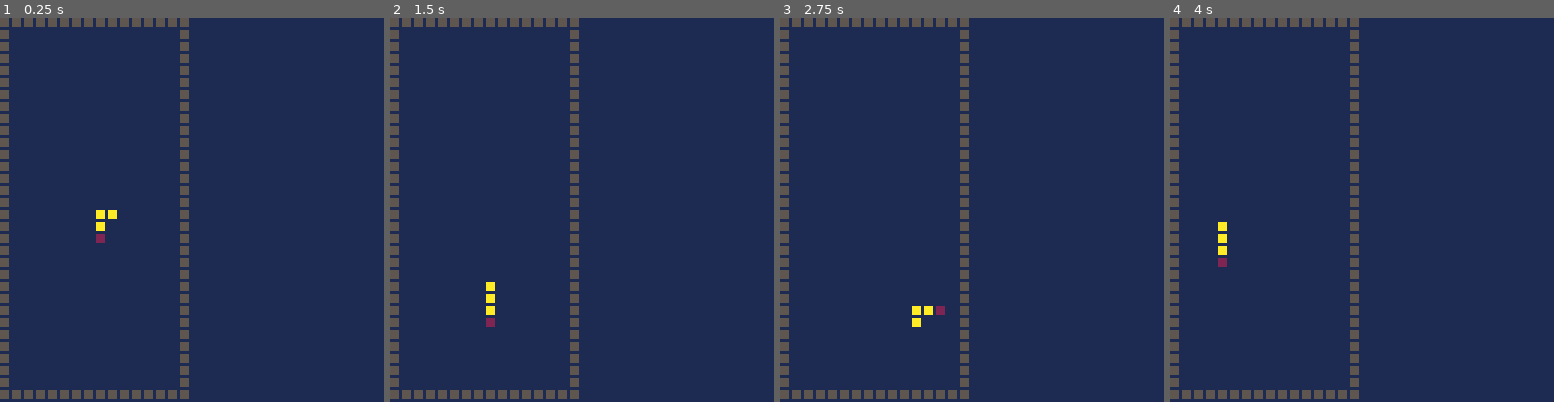
Above: before the commit, frames 1-4 (left to right).
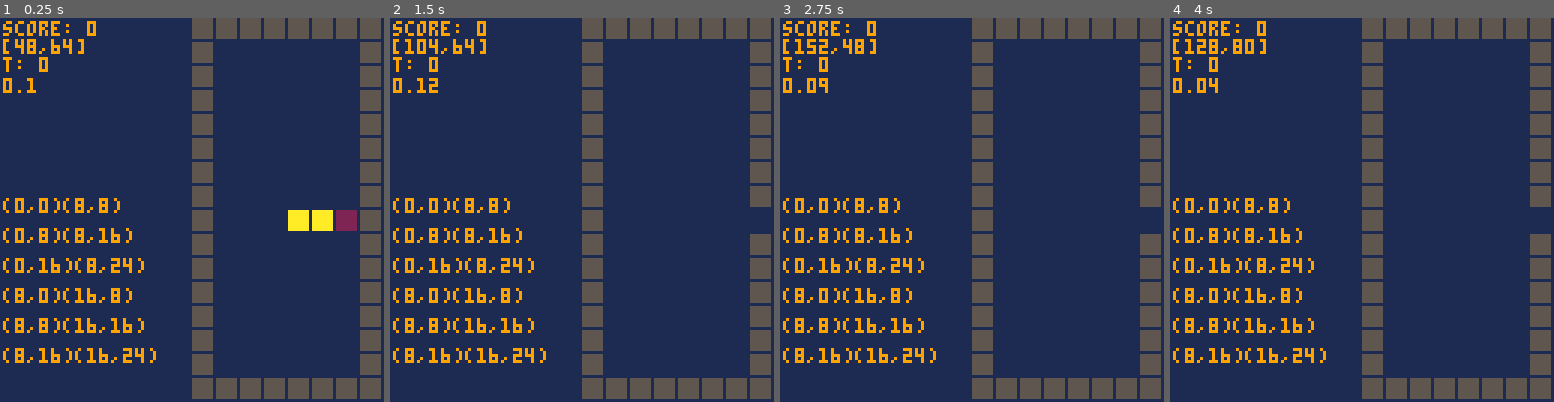
Above: after the commit, the same moments.

Repository: AriJalk/pico8-learning-snake
Game: PICO-8 cartridge snake.p8
Same seed, same stepped clock (60 frames per second), same inputs: the game is played once before the commit and once after it.
Inputs:
- Up to frame 1 (0.25 s): no input
- Up to frame 2 (1.5 s): tap X (X key) at 0.33, 1.07 s; tap O (Z key) at 0.7 s
- Up to frame 3 (2.75 s): hold Right 1.6-2.1 s; tap O (Z key) at 1.7, 2.1, 2.5 s; tap X (X key) at 1.85 s; hold Up 2.15-2.42 s; hold Right from 2.47 s (still down)
- Up to frame 4 (4 s): tap O (Z key) at 2.9, 3.3, 3.7 s; tap X (X key) at 2.97 s; release Right at 3.03 s; hold Left 3.08-3.58 s; hold Down 3.63-3.97 s

The runs differ from the first frame. In frame 1, 23% of the frame differs, in the area x 0-100%, y 0-100%; in frame 2, 22%; in frame 3, 22%; in frame 4, 22%.

Commit message:
Start implementing segment system

Diff:
--- a/snake.p8
+++ b/snake.p8
@@ -2,17 +2,31 @@
 version 42
 __lua__
 -- engine functions
+
+--game variables
 snake_position = {}
 wall_pos = {}
-snake_size = 4
+snake_size = 3
 score = 0
 tail_pos=nil
-
-margin=0.1
-
---logic variables
-tile_num={x=16,y=32}
-tile_size={x=64/tile_num.x,y=128/tile_num.y}
+fruit_pos=nil
+
+--input
+dir_buffer=nil
+
+--grid variables
+grid_size={x=64,y=128}
+--x should be even and y/2
+tile_num={x=8,y=16}
+tile_size={x=grid_size.x/tile_num.x,y=grid_size.y/tile_num.y}
+panel_size={x=64,y=128}
+margin=0.5
+
+segment_num = {x=1,y=2}
+segments = {}
+segments_map = {}
+
+seg_ratio={x=tile_num.x/segment_num.x,y=tile_num.y/segment_num.y}
 
 --loop variables
 update_speed = 0.1
@@ -20,10 +34,10 @@
 
 
 function _init()
+	build_segments_map()
 	direction = {x=1,y=0}
 	build_snake()
 	build_wall()
-	direction = {x=0,y=1}
  last_time = time()
  draw_initial()
 end
@@ -59,14 +73,15 @@
 
 function draw_update()
 	draw_snake_update()
-
+	draw_panel()
 	flip()
 end
 -->8
 -- draw functions
 function draw_tile(pos,col)
-	rectfill(pos.x+margin,pos.y+margin,
-		pos.x+tile_size.x-1-margin,pos.y+tile_size.y-1-margin,col)
+	local x = pos.x + 128 - grid_size.x
+	rectfill(x+margin,pos.y+margin,
+		x+tile_size.x-1-margin,pos.y+tile_size.y-1-margin,col)
 end
 
 function draw_snake_initial()
@@ -93,16 +108,24 @@
 	end
 end
 
-function draw_score()
+function draw_panel()
+	rectfill(0,0,panel_size.x-1,panel_size.y-1,1)
 	color(9)
 	print("score: "..score,1,1)
 	print("["..snake_position[1].x..","..snake_position[1].y.."]",1,7)
 	--print("["..snake_position[2].x..","..snake_position[2].y.."]",30,7)
 	print("t: "..update_time,1,13)
 	print(update_speed,1,20)
+
+	--debug
+ for i=1,#segments_map do
+  print('('..segments_map[i].s.x..','..segments_map[i].s.y..')'..'('..segments_map[i].e.x..','..segments_map[i].e.y..')',1,i*10+50)
+
+ end
 end
 -->8
 -- update functions
+//todo: buffer
 function update_input()
 	if btn(➡️) then
 		direction = {x=1, y=0}
@@ -115,30 +138,48 @@
 	end
 end
 
+
+
 function update_snake()
+	--update tail
 	tail_pos=pos_cpy(snake_position[snake_size])
+	del_collision(tail_pos)
+	--update body
 	for cell=snake_size,2,-1 do
  		snake_position[cell]=pos_cpy(snake_position[cell-1])
  end
- //update head
- local pos = grid_game_position(direction)
- snake_position[1].x += pos.x
- snake_position[1].y += pos.y
-
+ --update head
+ local dir=grid_game_position(direction)
+ snake_position[1] = pos_add(snake_position[1],dir)
+ if snake_position[2]!=nil then
+  add_collision(snake_position[2])
+ end
 end
 
 function check_collision()
-	for wall in all(wall_pos) do
-		if pos_equals(wall,snake_position[1]) then
-		 _init()
-		end
-	end
-	for cell=2,#snake_position do
-		if pos_equals(snake_position[cell],snake_position[1]) then
+ local head=snake_position[1]
+	local seg=get_segment(head)
+	for col in all(seg) do
+		if pos_equals(col,head) then
 			_init()
 		end
 	end
-end
+	if pos_equals(head_fruit_pos) then
+
+	end
+
+--	for wall in all(wall_pos) do
+--		if pos_equals(wall,snake_position[1]) then
+--		 _init()
+--		end
+--	end
+--	for cell=2,#snake_position do
+--		if pos_equals(snake_position[cell],snake_position[1]) then
+--			_init()
+--		end
+--	end
+end
+
 -->8
 -- utilities
 function grid_game_position(coordinates)
@@ -152,18 +193,28 @@
 end
 
 function pos_equals(pos_a,pos_b)
+	if pos_a==nil or pos_b==nil then
+		return false
+	end
 	return pos_a.x==pos_b.x and pos_a.y==pos_b.y
 end
+
+function pos_add(pos_a,pos_b)
+	return {x=pos_a.x+pos_b.x,y=pos_a.y+pos_b.y}
+end
 -->8
 --building functions
+
+
 function build_snake()
 	snake_position[1] = grid_game_position({x=tile_num.x/2,y=tile_num.y/2})
 	for cell=2,snake_size do
 		local pos=pos_cpy(snake_position[cell-1])
-		local diff=grid_game_position({x=direction.x,y=direction.y})
+		local diff=grid_game_position({x=-direction.x,y=-direction.y})
 		pos.x+=diff.x
 		pos.y+=diff.y
 		snake_position[cell]=pos
+		add_collision(pos)
 	end
 end
 
@@ -172,14 +223,65 @@
 	--horizontal
 	for i=0,tile_num.x-1 do
 		wall_pos[slot]=grid_game_position({x=i,y=0})
+		add_collision(wall_pos[slot])
 		wall_pos[slot+1]=grid_game_position({x=i,y=tile_num.y-1})
+		add_collision(wall_pos[slot+1])
 		slot+=2
 	end
 	--vertical
 	for i=0,tile_num.y-2 do
 		wall_pos[slot]=grid_game_position({x=0,y=i})
+		add_collision(wall_pos[slot])
 		wall_pos[slot+1]=grid_game_position({x=tile_num.x-1,y=i})
+		add_collision(wall_pos[slot+1])
 		slot+=2
+	end
+end
+-->8
+--segments
+
+function get_segment(pos)
+	for i=1,#segments_map do
+		local seg=segments_map[i]
+		if pos.x>=seg.s.x and pos.x<=seg.e.x and pos.y>=seg.s.y and pos.y<=seg.e.y then
+			return segments[i]
+		end
+	end
+	return nil
+end
+
+function add_collision(pos)
+ local seg=get_segment(pos)
+ for col in all(seg) do
+  if pos_equals(col,pos) then
+   break
+  end
+ end
+ add(seg,pos_cpy(pos))
+end
+
+function del_collision(pos)
+	local seg=get_segment(pos)
+	for col in all(seg) do
+		if pos_equals(col,pos) then
+			del(seg,col)
+			break
+		end
+	end
+end
+
+function build_segments_map()
+	counter=1
+	for i=0,segment_num.x do
+		for j=0,segment_num.y do
+		 local x_min=i*seg_ratio.x
+		 local x_max=(i+1)*seg_ratio.x
+		 local y_min=j*seg_ratio.y
+		 local y_max=(j+1)*seg_ratio.y
+		 segments_map[counter]={s={x=x_min,y=y_min},e={x=x_max,y=y_max}}
+		 segments[counter]={}
+		 counter+=1
+		end
 	end
 end
 __gfx__
